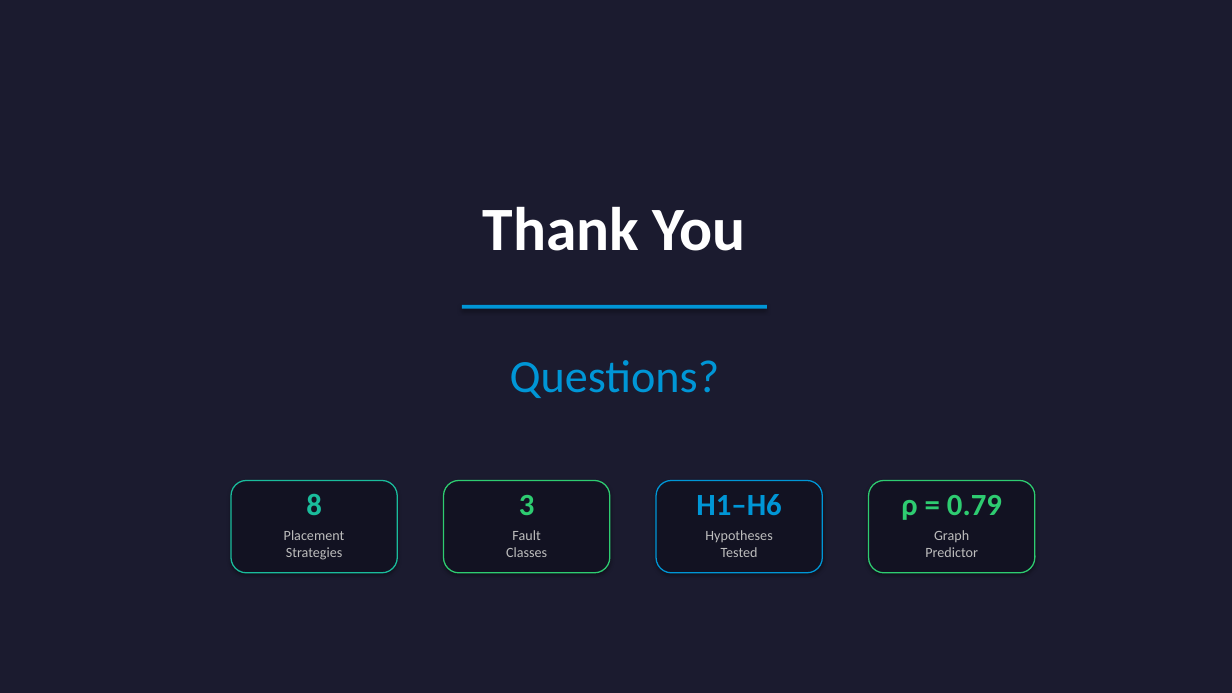
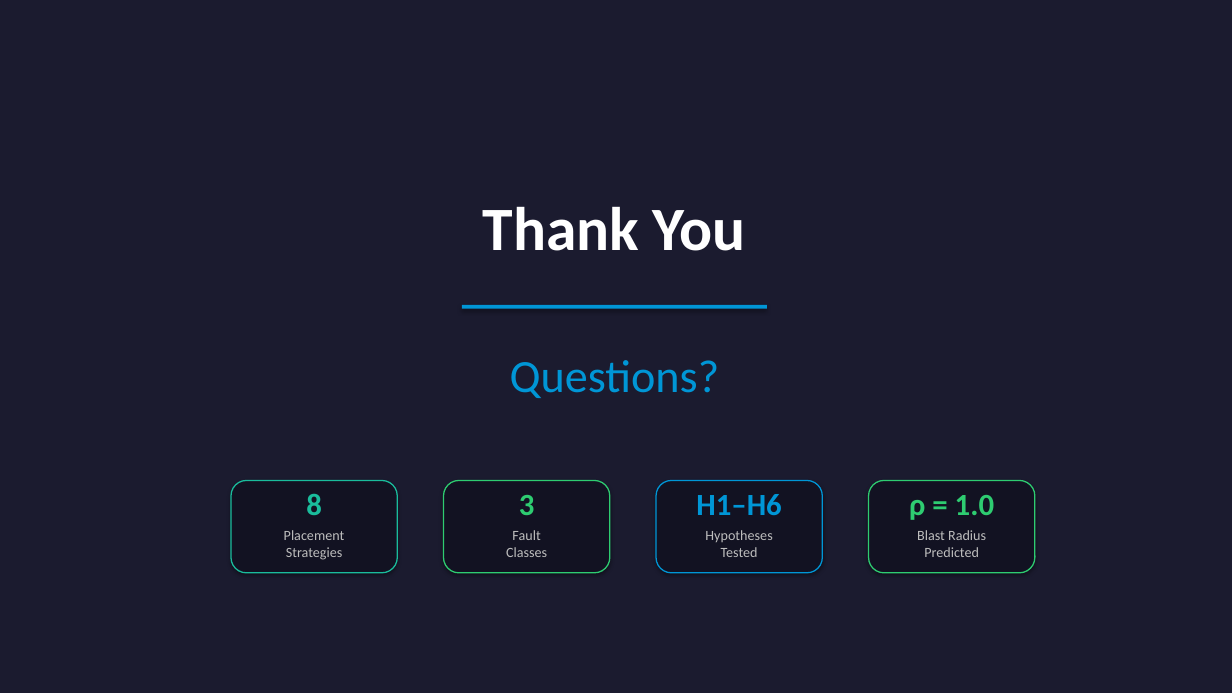
Before and after one commit to yhu02/uva-msc-thesis, a slide deck: slide 17 of ChaosProbe_Presentation.pptx. Drawn at 1232x693 pixels with LibreOffice and Linux fonts; fonts in the diff are those of the drawing. Boxes give left, top, right and bottom in pixels: in the first picture for what was removed or moved away, otherwise in the second. Text is boxed around its words. In the diff, an @@ line names an element or a change of style, - is before the commit and + after.

```diff
--- a/ChaosProbe_Presentation.pptx
+++ b/ChaosProbe_Presentation.pptx
@@ text at bbox=[909, 495, 994, 520]: text changed @@
-ρ = 0.79
+ρ = 1.0
@@ text at bbox=[917, 530, 986, 557]: text changed @@
-Graph
-Predictor
+Blast Radius
+Predicted
```
Also in this commit, not shown: 7 other slides changed, 2 other files.
